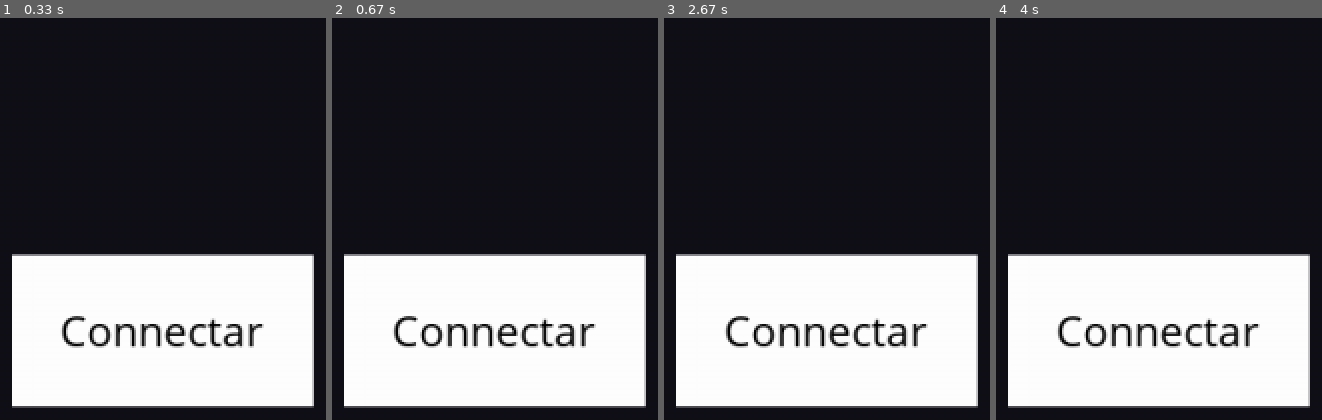
Above: before the commit, frames 1-4 (left to right).
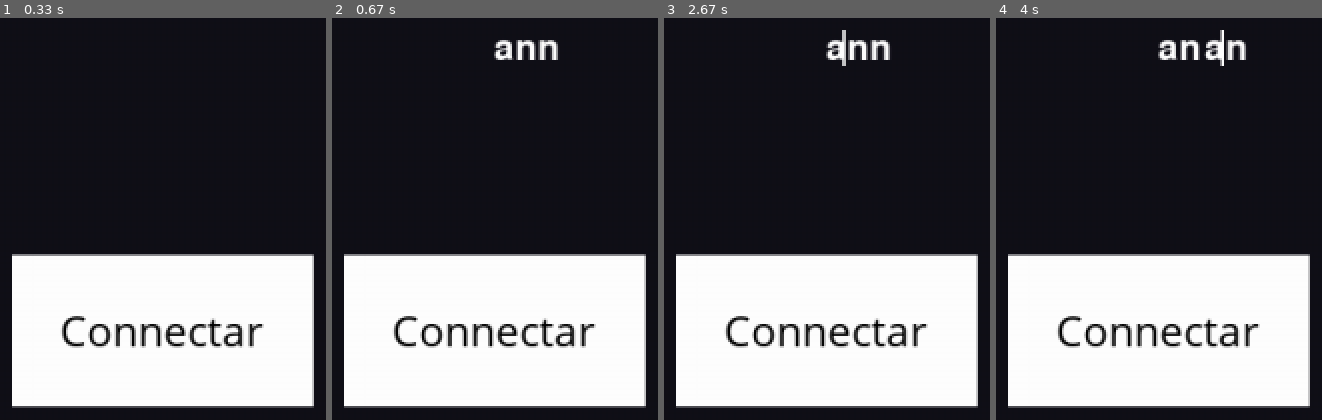
Above: after the commit, the same moments.

Repository: joaogabrielsg/chinese-checkers
Game: pygame game, started from app.py
Two runs of this game, one before a commit and one after it. Both use one fixed random seed, a clock stepped at 60 frames per second and the inputs below.
Inputs:
- Up to frame 1 (0.33 s): no input
- Up to frame 2 (0.67 s): type "ann" at 0.33 s
- Up to frame 3 (2.67 s): tap Enter at 0.67 s; hold Right 0.88-1.35 s; hold Right 1.43-1.9 s; hold Left 1.98-2.52 s; hold Left from 2.55 s (still down)
- Up to frame 4 (4 s): release Left at 2.95 s; hold Right 2.98-3.62 s; type "a" at 3.65 s; tap Enter at 3.78 s

Frame 1 is identical in both runs. In frame 2, 0.8% of the frame differs, in the area x 49-70%, y 5-11%; in frame 3, 0.8%; in frame 4, 1.1%, in the area x 49-77%, y 2-12%.

Commit message:
Add TextInput component

Diff:
--- /dev/null
+++ b/components/text_input.py
@@ -0,0 +1,20 @@
+import pygame
+from external_components.pygame_textinput import TextInput as TextInputCustom
+from game.game_object import GameObject
+
+
+class TextInput(GameObject):
+    def __init__(self, position, size):
+        GameObject.__init__(self, position, pygame.Rect(position[0] - size, position[1] - size / 2, size * 2, size))
+        self.textinput = TextInputCustom(text_color=(255, 255, 255), cursor_color=(255, 255, 255))
+        self.position = position
+
+    def on_click(self):
+        pass
+
+    def update(self, screen, events):
+        print(events)
+        self.textinput.update(events)
+
+    def render(self, screen):
+        screen.blit(self.textinput.get_surface(), self.position)
--- a/containers/start_connection.py
+++ b/containers/start_connection.py
@@ -1,6 +1,7 @@
 import json
 from game.game_object import GameObject
 from components.button import Button
+from components.text_input import TextInput
 
 
 class StartConnection(GameObject):
@@ -14,4 +15,7 @@
 
     def render(self, game):
         button = Button((self.position[0], self.position[1] + 100), 100, 'Connectar', self.on_connect)
+        text_input = TextInput((self.position[0], self.position[1] - 100), 100)
+
+        game.add_component(text_input)
         game.add_component(button)
--- a/game/game.py
+++ b/game/game.py
@@ -40,28 +40,31 @@
         for component in self.components:
             component.render(self.screen)
 
-    def __components_update(self, dt):
+    def __components_update(self):
+        events = pygame.event.get()
         for component in self.components:
-            component.update(self.screen, dt)
+            component.update(self.screen, events)
 
     def start(self):
         # frames por segundo do jogo
         clock = pygame.time.Clock()
-        dt = 16
 
         self.run = True
         while self.run:
-            clock.tick(1000 / dt)
+            # clock.tick(1000 / dt)
 
             self.screen.fill(self.background_color)
+            self.__components_update()
             self.__handle_events()
             self.__components_render()
-            self.__components_update(dt)
 
             # ao fim do desenho temos que trocar o front buffer e o back buffer
-            pygame.display.flip()
+            # pygame.display.flip()
 
             # print("FPS: %0.2f" % clock.get_fps())
+
+            pygame.display.update()
+            clock.tick(30)
 
     def stop(self):
         self.run = False
